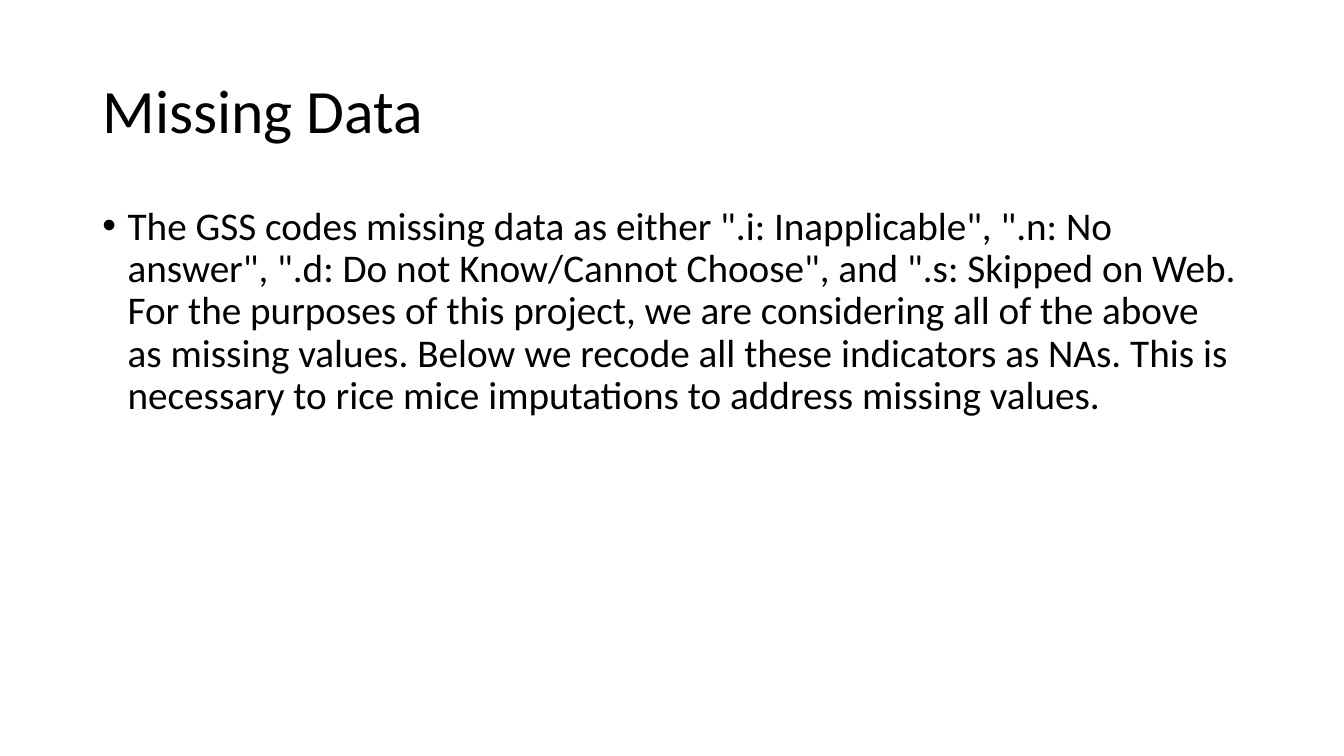
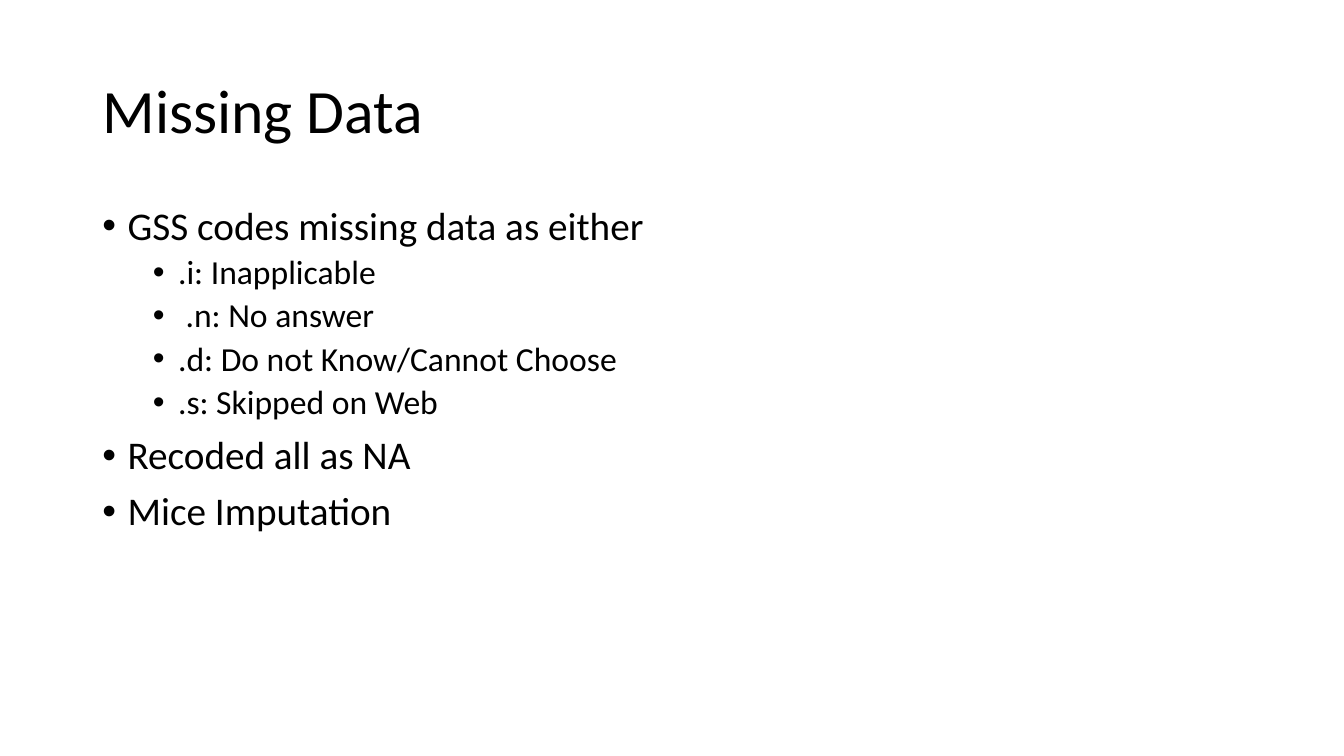
Before and after one commit to apedraza1234/socialfear, a slide deck: slide 5 of class_presentation.pptx (slide 4 before the commit). Drawn at 1344x756 pixels with LibreOffice and Linux fonts; fonts in the diff are those of the drawing. Boxes give left, top, right and bottom in pixels: in the first picture for what was removed or moved away, otherwise in the second. Text is boxed around its words. In the diff, an @@ line names an element or a change of style, - is before the commit and + after.

```diff
--- a/class_presentation.pptx
+++ b/class_presentation.pptx
@@ text at (128,212,643,532): text changed; size 28 to 24 pt @@
-• The GSS codes missing data as either ".i: Inapplicable", ".n: No answer", ".d: Do not Know/Cannot Choose", and ".s: Skipped on Web. For the purposes of this project, we are considering all of the above as missing values. Below we recode all these indicators as NAs. This is necessary to rice mice imputations to address missing values.
+• GSS codes missing data as either
+  • .i: Inapplicable
+  • .n: No answer
+  • .d: Do not Know/Cannot Choose
+  • .s: Skipped on Web
+• Recoded all as NA
+• Mice Imputation
```
Also in this commit, not shown: 2 other slides changed, 8 slides added, 4 slides removed, 4 other files.
